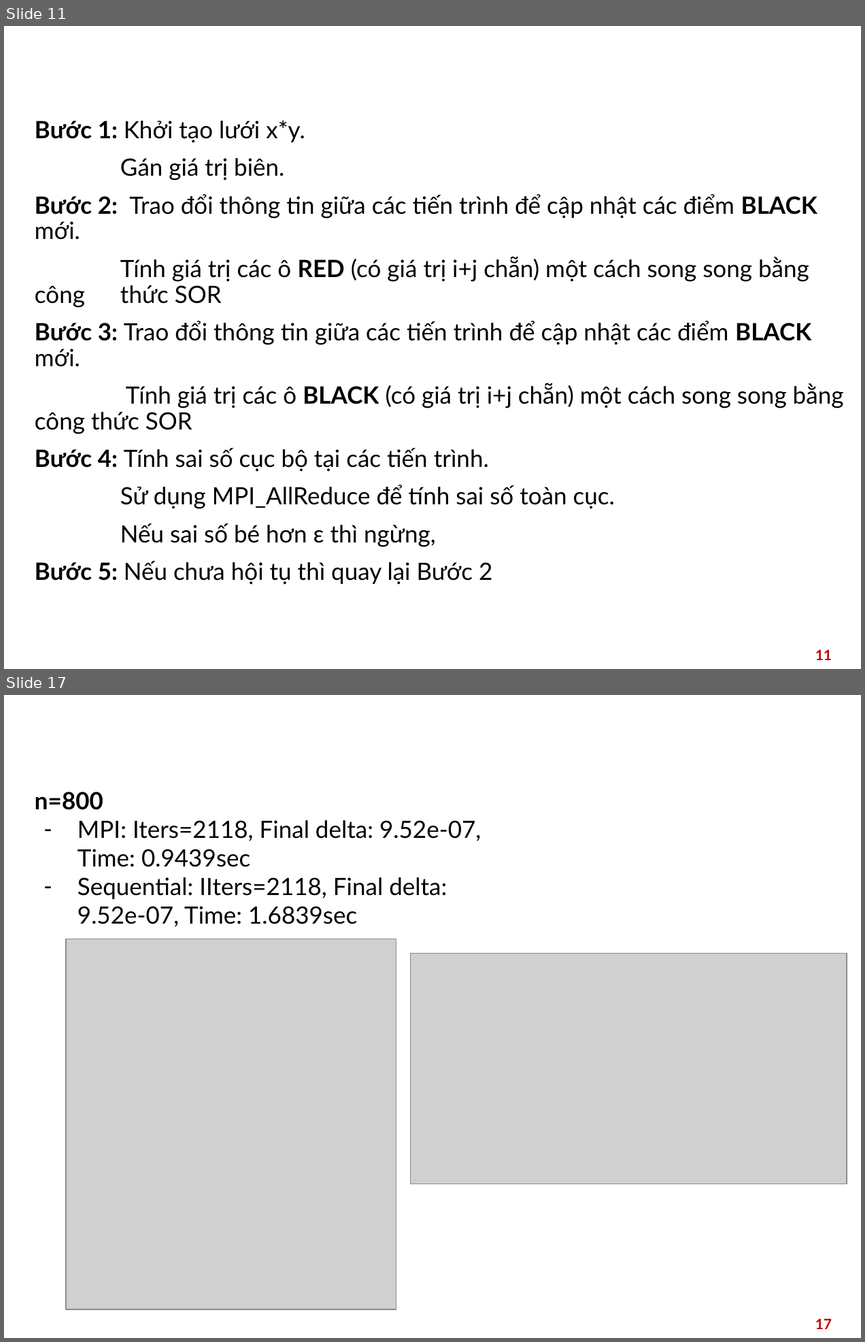
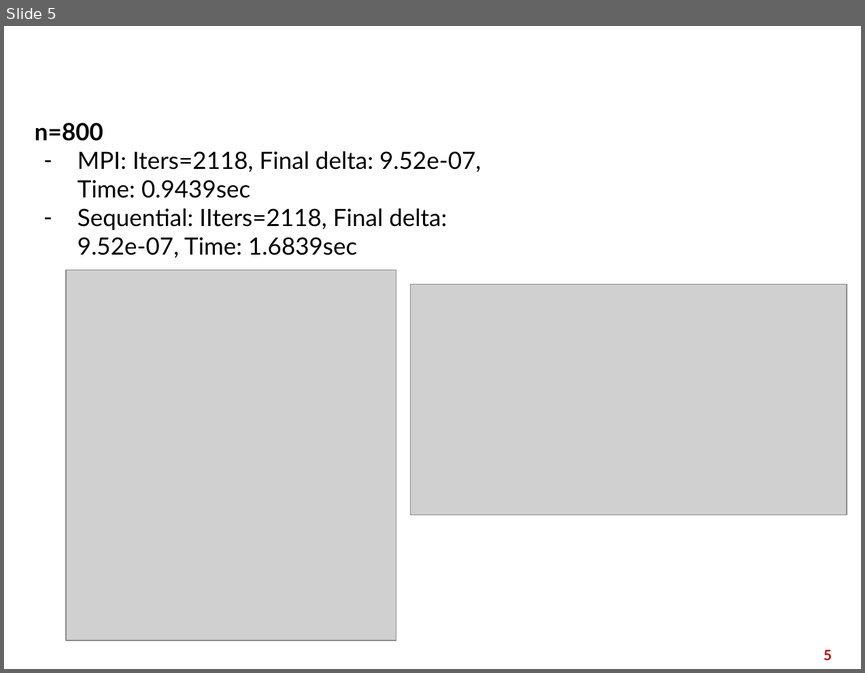
Before and after one commit to Namtxbk/tabusearch, a slide deck: Slide môn TÍnh Toán Hiệu Năng Cao.pptx. Shown one above the other, each under a label of ours: slides 11 and 17 before the commit, slide 5 after it; the slides between them are not shown. The pictures are 865x1342 and 865x673 pixels, drawn with LibreOffice and Linux fonts; fonts in the diff are those of the drawing; grey boxes stand for pictures; background and template pictures are left out. Boxes give left, top, right and bottom in pixels: in the first picture for what was removed or moved away, otherwise in the second. Text is boxed around its words. In the diff, an @@ line names an element or a change of style, - is before the commit and + after.

```diff
--- a/Slide môn TÍnh Toán Hiệu Năng Cao.pptx
+++ b/Slide môn TÍnh Toán Hiệu Năng Cao.pptx
@@ slide 11 removed at [4, 26, 861, 669], background picture (left out) @@
@@ text removed at [35, 120, 844, 584] @@
-Bước 1: Khởi tạo lưới x*y.
-Gán giá trị biên.
-Bước 2: Trao đổi thông tin giữa các tiến trình để cập nhật các điểm BLACK mới.
-Tính giá trị các ô RED (có giá trị i+j chẵn) một cách song song bằng công thức SOR
-Bước 3: Trao đổi thông tin giữa các tiến trình để cập nhật các điểm BLACK mới.
-Tính giá trị các ô BLACK (có giá trị i+j chẵn) một cách song song bằng công thức SOR
-Bước 4: Tính sai số cục bộ tại các tiến trình.
-Sử dụng MPI_AllReduce để tính sai số toàn cục.
-Nếu sai số bé hơn ε thì ngừng,
-Bước 5: Nếu chưa hội tụ thì quay lại Bước 2
@@ title removed at [145, 265, 811, 430] @@
-Giải thuật song song Red-Black SOR
@@ page number removed at [815, 649, 832, 660] @@
-11
@@ what was slide 17 is now slide 5 @@
@@ page number at [823, 649, 832, 660]: text changed @@
-17
+5
```
Also in this commit, not shown: 3 slides added, 14 other slides removed, 10 other files.
